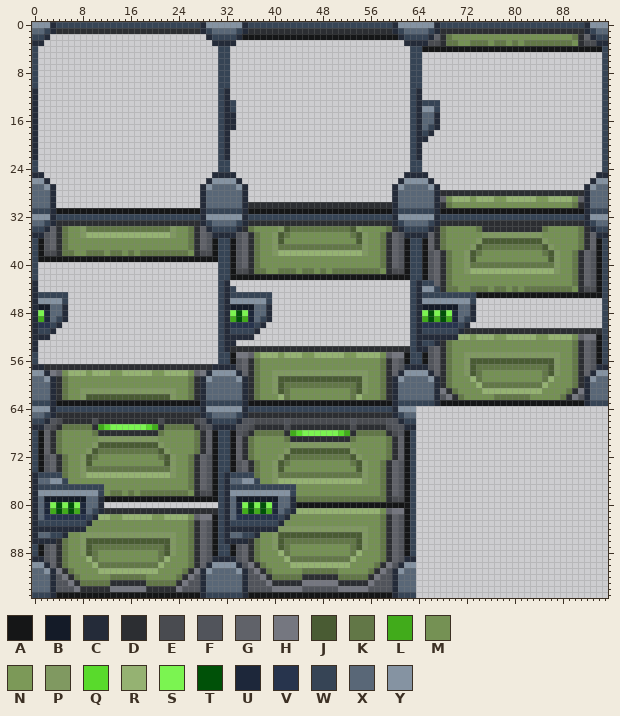
Two versions of one sprite sheet, Resources/Textures/Buildings/airlock_basic.rsi/closing.png. That is the earlier state.
The file is 96x96 pixels. Colours within 5 levels of each other are drawn and written as one.
Palette (. is transparent): A #151617  B #141b28  C #242b39  D #2c2e32  E #494b50  F #51545b  G #606269  H #757780  J #495b33  K #627747  L #41ab1b  M #759154  N #7c9958  P #809961  Q #59da2c  R #95b272  S #7bf451  T #005108  U #1d273a  V #27344d  W #364455  X #596777  Y #8593a2
And afterwards:
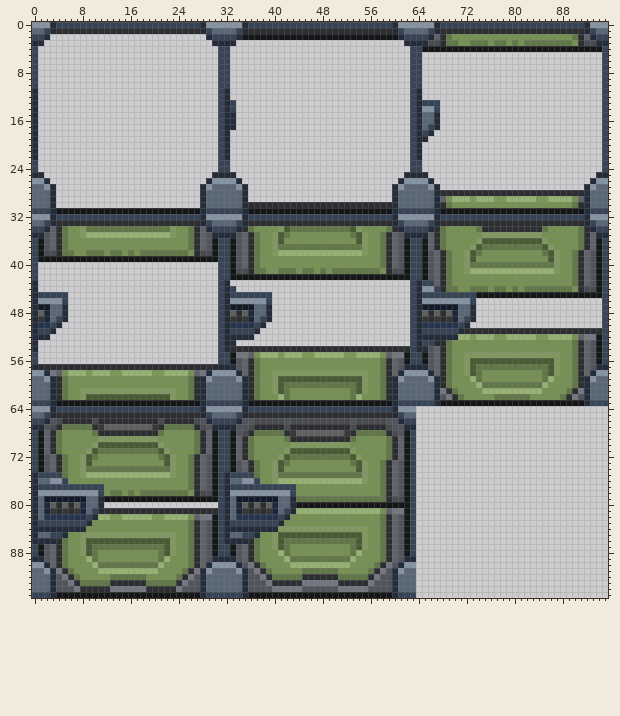
Diff:
colour L: #41ab1b -> #373737
colour S: #7bf451 -> #606060
y 48..49: x 34 T -> D; x 66 T -> D; x 68 T -> D
y 67: x 12 Q -> S; x 19 Q -> S
y 68: x 44 Q -> S; x 51 Q -> S
y 80..81: x 4 T -> D; x 6 T -> D; x 36 T -> D; x 38 T -> D
Pixel boxes of the changes (left, top, right, bottom) in both pictures:
changed: (38, 310, 44, 322)
changed: (230, 310, 248, 322)
changed: (422, 310, 452, 322)
changed: (98, 424, 158, 430)
changed: (290, 430, 350, 436)
changed: (50, 502, 80, 514)
changed: (242, 502, 272, 514)
